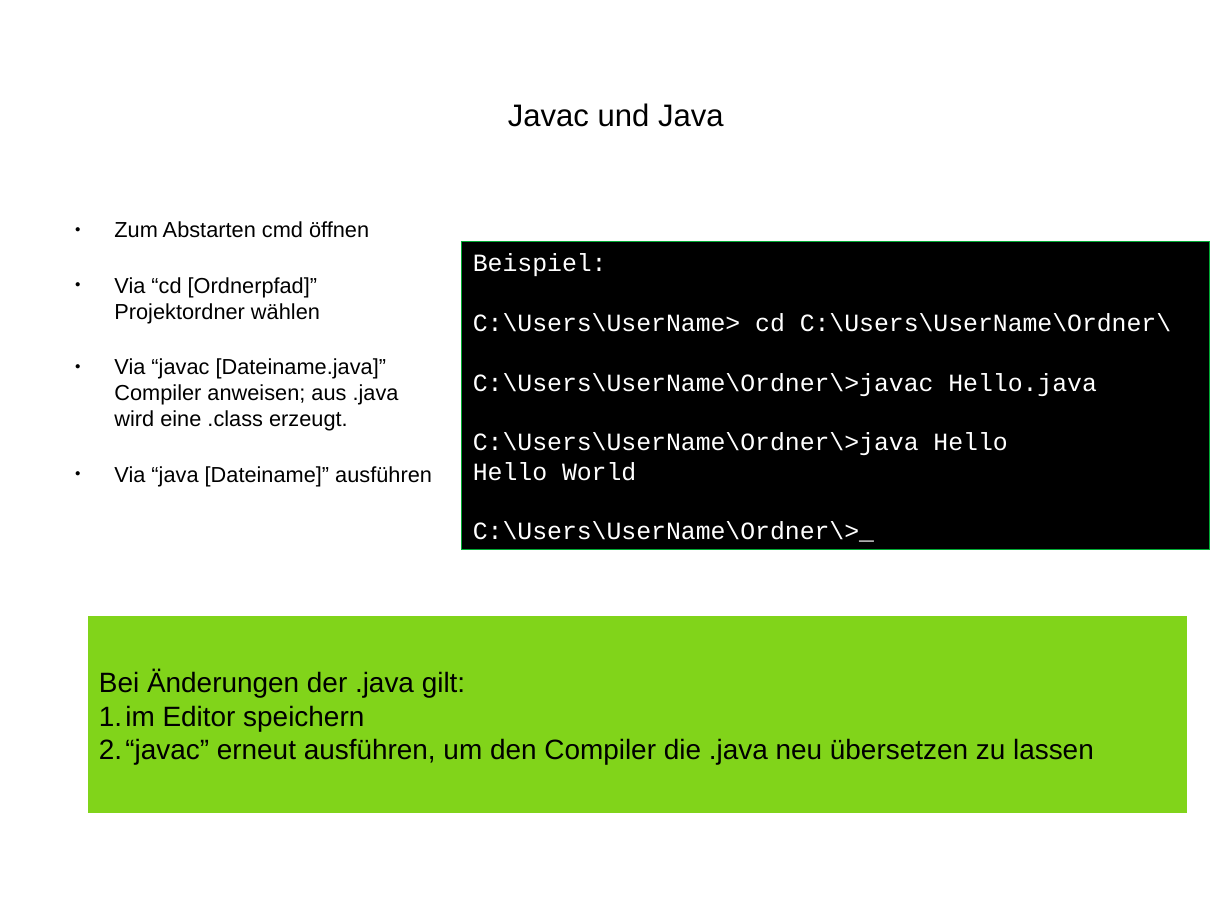
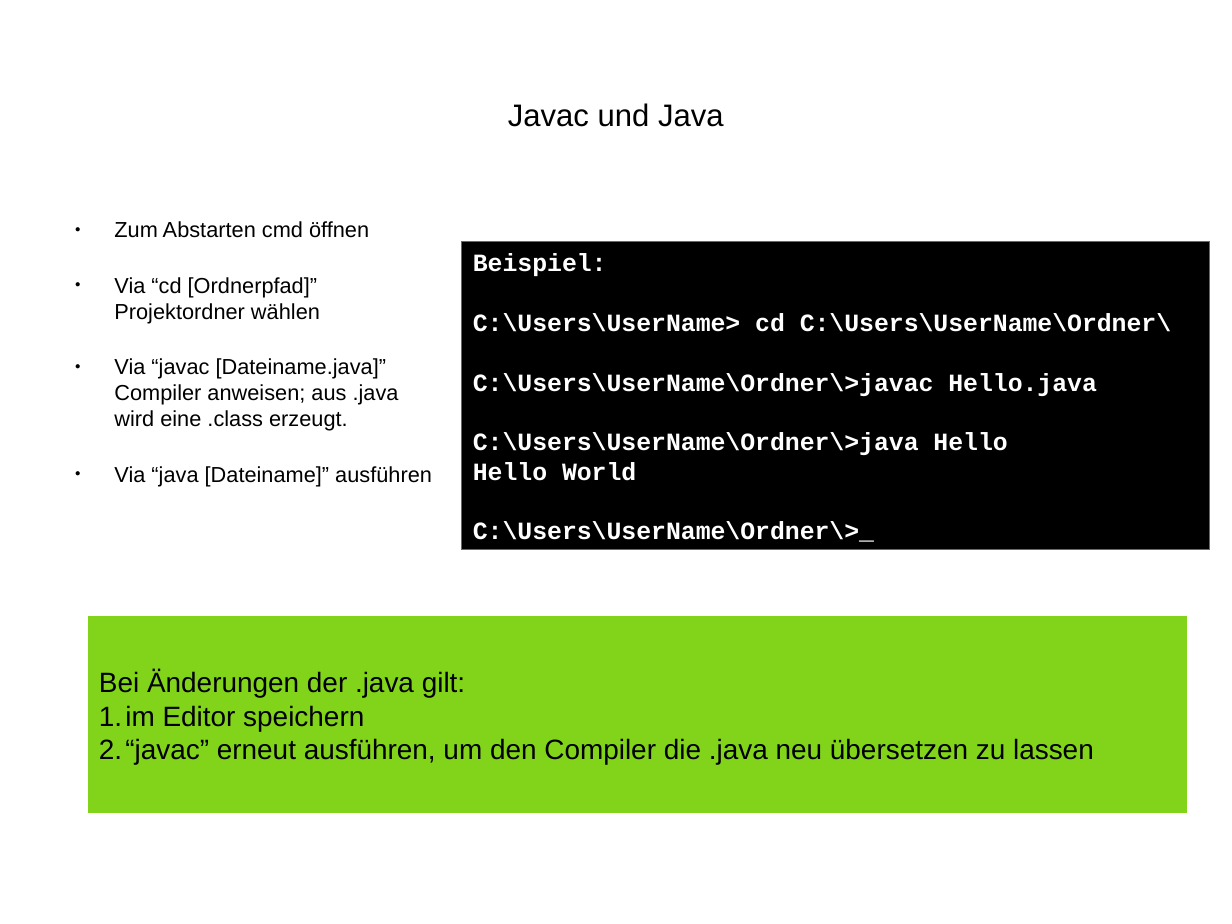
Before and after one commit to InnozenzLanze/java_babysteps, a slide deck: slide 2 of java_struktur_notizen.odp. Drawn at 1232x924 pixels with LibreOffice and Linux fonts; fonts in the diff are those of the drawing. Boxes give left, top, right and bottom in pixels: in the first picture for what was removed or moved away, otherwise in the second. Text is boxed around its words. In the diff, an @@ line names an element or a change of style, - is before the commit and + after.

Commit message:
Formatierung hinzu
Quelle s. "JAVA Aufgaben und Übungen" Erich J. Schreiber S. 41

```diff
--- a/java_struktur_notizen.odp
+++ b/java_struktur_notizen.odp
@@ rectangle "Beispiel:" at [462,243,1210,551]: bold on @@
```
Also in this commit, not shown: 1 slide added, 1 other file.
